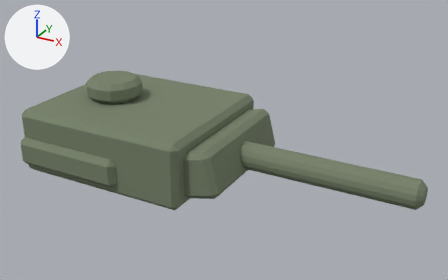
One commit to the glTF model assets/models/units/tank_turret.glb: the scene before it, then after it.
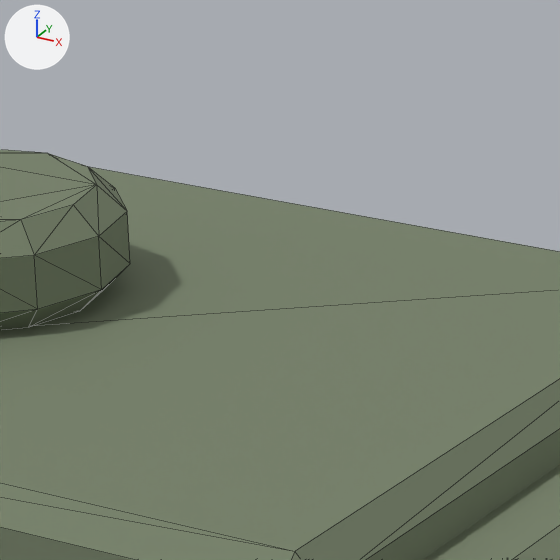
Each version is shown whole from a 50 mm camera at (2.56, -3.67, 2.97) aimed at (0.54, 0.0, 1.13), then close up on the part from 27% to 49% of the width and 15% to 52% of the height. Every picture has the same lights, and +X, +Y and +Z are marked at upper left. The older version's two pictures come first. The close-ups show mesh edges as thin lines. Vertices at exactly the same position are counted once.

Objects in the first close-up: 'tank_turret'.
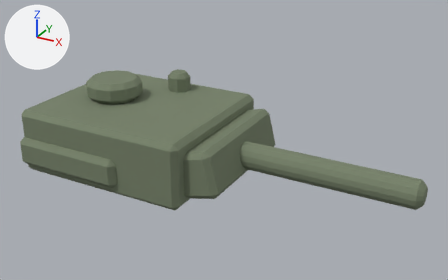
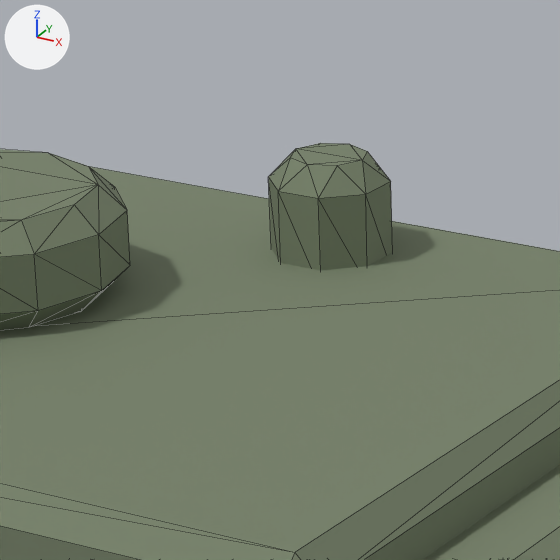
Where the change shows, as pixel boxes (x1, y1, x2, y2) in the close-ups (560 x 560 px):
'tank_turret', reshaped: before (0, 149, 560, 560); after (0, 143, 560, 560)
part 1 of me_cube, added: after (268, 143, 392, 270)

What changed in the scene script:
```text
Change me_cube:
    used by ob_tank_turret; location = (0.0, 0.0, 0.0)
    remove me_cube.from_pydata(...)  # 232 vertices, 440 faces; spans x -0.9..2.0, y -0.65..0.65, z 0.8..1.46
    add me_cube.from_pydata(...)  # 328 vertices, 624 faces; spans x -0.9..2.0, y -0.65..0.65, z 0.8..1.46
    me_cube part 1: a new loose piece of 48 vertices spanning x -0.19..-0.01, y 0.31..0.49, z 1.23..1.45, in mat_tank_turret (greyish green #768169)
    other edits to the shape of me_cube do not show in these pictures
```
